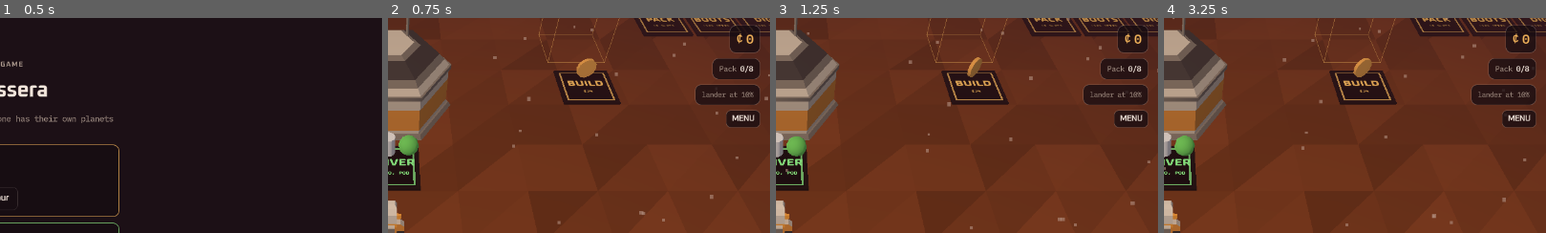
Above: before the commit, frames 1-4 (left to right).
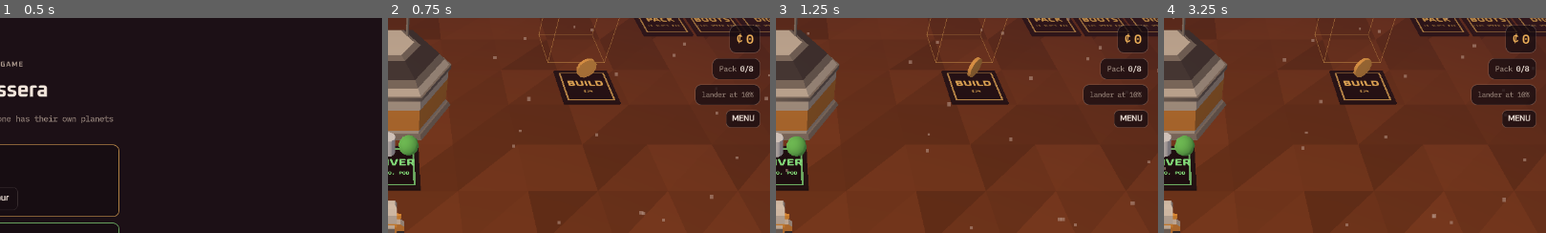
Above: after the commit, the same moments.

Repository: RichardAtCT/greening-terra
Game: Godot game, scene res://scenes/ui/title.tscn
Same seed, same stepped clock (60 frames per second), same inputs: the game is played once before the commit and once after it.
Inputs:
- Up to frame 1 (0.5 s): no input
- Up to frame 2 (0.75 s): click "Start" at 0.5 s
- Up to frame 3 (1.25 s): no input
- Up to frame 4 (3.25 s): click "MENU" at 1.25 s; click "Restart planet" at 2 s; click "Tap again to wipe this planet" at 2.75 s
The pictures show only the part of the screen within x 50-100%, y 0-50%; the shares and areas given below are measured in that part.

Frame 1 is identical in both runs. In frame 2, less than 0.1% of the frame differs, in the area x 68-100%, y 3-4%; in frame 3, less than 0.1%; in frame 4, less than 0.1%.

Commit message:
Show the next cost on pack, boots, dig and hauler pads
PACK, BOOTS, DIG and DRONE pads now read like the UPGRADE and HAULERS pads
(what the next level adds and its cost), refreshed as levels are bought; the
Drone Bay's label shows the next hauler upgrade's cost once the hauler cap is
reached. Checked in the web build that a purchase redraws the pad's text.

Co-Authored-By: Claude Opus 5.5 <noreply@anthropic.com>
Claude-Session: https://claude.ai/code/session_01ExPZMLyMadXyJcrEsxxnRo

Diff:
--- a/scenes/world/planet.gd
+++ b/scenes/world/planet.gd
@@ -170,7 +170,7 @@
 	for pv in _pads:
 		var vis := sim.pad_visible(pv.info)
 		pv.visible = vis
-		if vis and (pv.info.pay == PadInfo.Pay.UPGRADE_MACHINE or pv.info.pay == PadInfo.Pay.UPGRADE_HAULERS):
+		if vis and sim.shows_cost(pv.info):
 			pv.set_label(sim.upgrade_pad_label(pv.info))
 		# A pay pad dims while it rests after a purchase, so the player sees it's done.
 		pv.set_near(vis and not sim.pad_resting(pv.info) and Vector2(p.x, p.z).distance_to(pv.info.position) < defs.tuning.pad_radius)
@@ -389,7 +389,13 @@
 	if not bay_built:
 		_bay.label.set_text("Drone Bay", "₵ %d / %d" % [s.paid.get(&"build_bay", 0), sim.planet.bay_cost])
 	elif s.drones >= sim.planet.max_drones:
-		_bay.label.set_text("Drone Bay", "%d haulers · carry %d" % [s.drones, sim.drone_capacity()])
+		# At the cap, the next hauler upgrade is what's left to buy here.
+		var up := sim.pad(&"upgrade_haulers")
+		var up_cost := sim.pad_cost(up) if up else -1
+		if up_cost > 0 and sim.pad_visible(up):
+			_bay.label.set_text("Drone Bay", "%d haulers · upgrade ₵%d" % [s.drones, up_cost])
+		else:
+			_bay.label.set_text("Drone Bay", "%d haulers · carry %d" % [s.drones, sim.drone_capacity()])
 	else:
 		var paid: int = s.paid.get(&"buy_drone", 0)
 		var next_cost := Economy.drone_cost(defs, s.drones, sim.planet.max_drones)
@@ -397,10 +403,8 @@
 		if paid > 0:
 			txt += " (%d paid)" % paid
 		_bay.label.set_text("Drone Bay", txt)
-	var pack_cost := Economy.upgrade_cost(defs.pack_upgrade, s.pack_level)
-	var boots_cost := Economy.upgrade_cost(defs.boots_upgrade, s.boots_level)
-	_outfitter.label.set_text("Outfitter", "Pack %s · Boots %s" % [
-		"max" if pack_cost < 0 else "₵%d" % pack_cost, "max" if boots_cost < 0 else "₵%d" % boots_cost])
+	# Each pad shows its own next cost; the label just says the kit comes with you.
+	_outfitter.label.set_text("Outfitter", "kit that travels with you")
 	_update_habitats()
 	# Burning towers melt the frost round them; frozen machines frost over with the snap.
 	var warm := []
--- a/scripts/systems/game_sim.gd
+++ b/scripts/systems/game_sim.gd
@@ -628,16 +628,32 @@
 			h.index = i
 
 
-## An upgrade pad's subtitle: what the next level gives and its cost ("MK II ₵150", "+1 CARGO ₵150").
+## A buy-again pad's subtitle: what the next level gives and its cost ("MK II ₵150",
+## "+1 CARGO ₵150", "+4 SLOTS ₵45"). The planet refreshes it every frame.
 func upgrade_pad_label(p: PadInfo) -> String:
 	var cost := pad_cost(p)
 	if cost < 0:
 		return "MAX"
+	match p.pay:
+		PadInfo.Pay.PACK:
+			return "%s ₵%d" % [defs.pack_upgrade.pad_label, cost]
+		PadInfo.Pay.BOOTS:
+			return "%s ₵%d" % [defs.boots_upgrade.pad_label, cost]
+		PadInfo.Pay.DIG:
+			return "%s ₵%d" % [defs.dig_upgrade.pad_label, cost]
+		PadInfo.Pay.BUY_DRONE:
+			return "%s ₵%d" % [defs.drone_upgrade.pad_label, cost]
 	if p.pay == PadInfo.Pay.UPGRADE_HAULERS:
 		var what := "+%d CARGO" % defs.tuning.hauler_upgrade_cargo if Economy.hauler_next_is_cargo(state.hauler_level) \
 			else "+%d%% SPEED" % roundi(defs.tuning.hauler_upgrade_speed * 100.0)
 		return "%s ₵%d" % [what, cost]
 	return "MK %s ₵%d" % [mark(state.machine_level(p.machine.id) + 2), cost]
+
+
+## Pads whose subtitle is the next level and its cost (upgrade_pad_label), kept up to date.
+func shows_cost(p: PadInfo) -> bool:
+	return p.pay in [PadInfo.Pay.UPGRADE_MACHINE, PadInfo.Pay.UPGRADE_HAULERS, PadInfo.Pay.PACK,
+		PadInfo.Pay.BOOTS, PadInfo.Pay.DIG, PadInfo.Pay.BUY_DRONE]
 
 
 func _pay_pad(key: StringName, pay: PadInfo.Pay, pos: Vector2, title: String, label: String) -> PadInfo:
@@ -647,6 +663,8 @@
 	p.label = label
 	p.color = Color("f2b35b")
 	pads.append(p)
+	if shows_cost(p) and p.pay != PadInfo.Pay.UPGRADE_MACHINE:
+		p.label = upgrade_pad_label(p)
 	return p
 
 
Not shown, changed: DECISIONS.md
